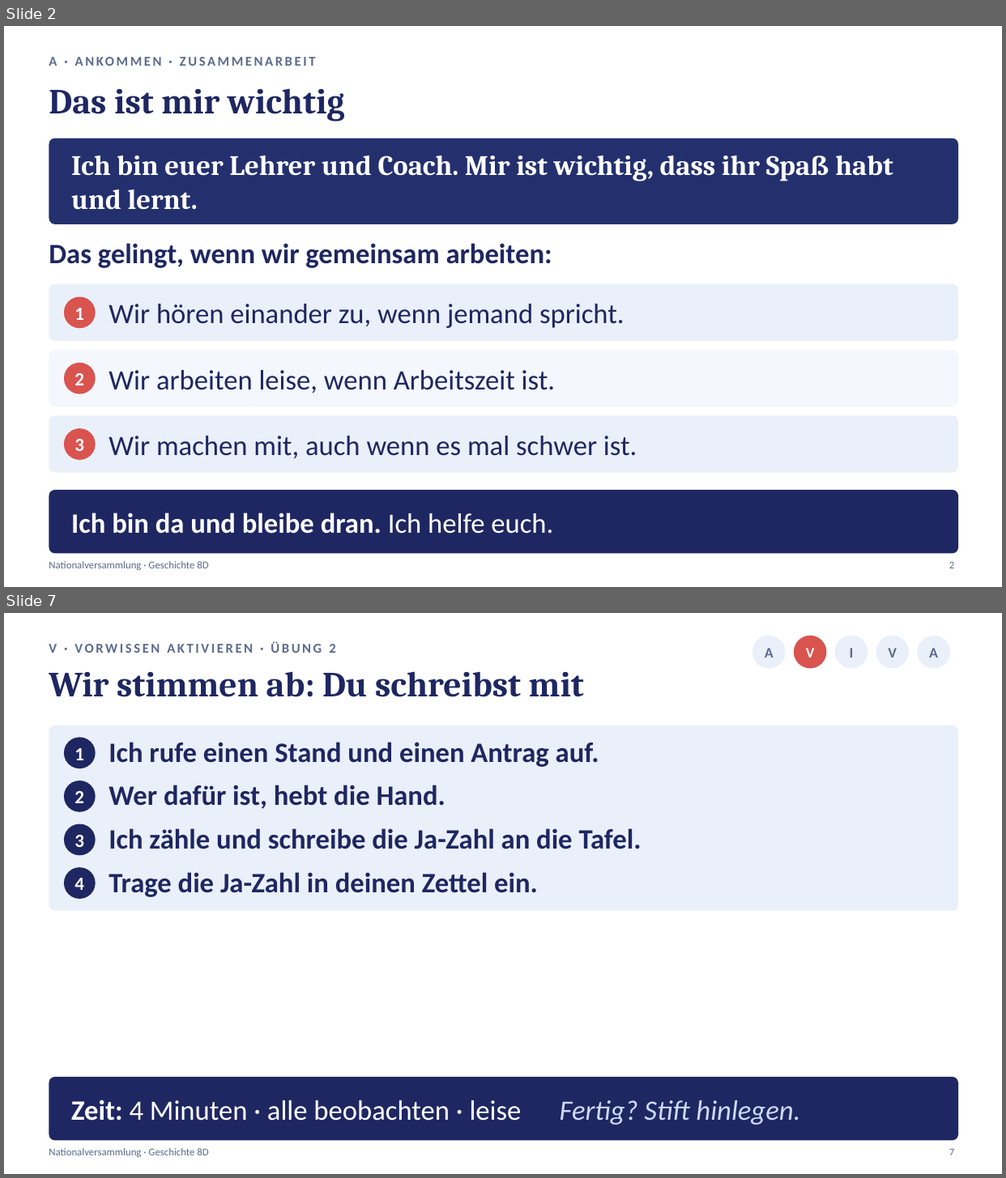
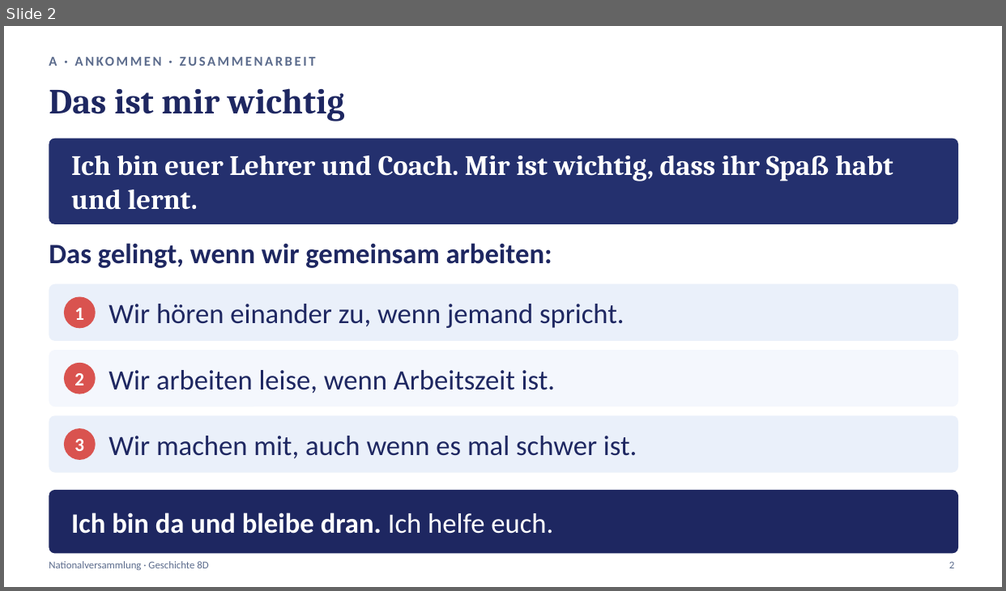
Before and after one commit to golzkonstantin-gif/Schule, a slide deck: Geschichte_8D/Stunde2_Nationalversammlung/Praesentation_Stunde2_Nationalversammlung_8D.pptx. Shown one above the other, each under a label of ours: slides 2 and 7 before the commit, slide 2 after it; the slides between them are not shown. The pictures are 1006x1178 and 1006x591 pixels, drawn with LibreOffice and Linux fonts; fonts in the diff are those of the drawing. Boxes give left, top, right and bottom in pixels: in the first picture for what was removed or moved away, otherwise in the second. Text is boxed around its words. In the diff, an @@ line names an element or a change of style, - is before the commit and + after.

```diff
--- a/Geschichte_8D/Stunde2_Nationalversammlung/Praesentation_Stunde2_Nationalversammlung_8D.pptx
+++ b/Geschichte_8D/Stunde2_Nationalversammlung/Praesentation_Stunde2_Nationalversammlung_8D.pptx
@@ slide 7 removed at (4, 613, 1002, 1174), background #FFFFFF @@
@@ ellipse removed at (752, 636, 786, 668) @@
@@ ellipse removed at (794, 636, 827, 668) @@
@@ ellipse removed at (835, 636, 868, 668) @@
@@ ellipse removed at (876, 636, 909, 668) @@
@@ ellipse removed at (918, 636, 950, 668) @@
@@ text removed at (49, 641, 335, 653) @@
-V · VORWISSEN AKTIVIEREN · ÜBUNG 2
@@ text removed at (765, 648, 774, 658) @@
-A
@@ text removed at (806, 648, 815, 658) @@
-V
@@ text removed at (850, 648, 854, 658) @@
-I
@@ text removed at (888, 648, 897, 658) @@
-V
@@ text removed at (929, 648, 938, 658) @@
-A
@@ text removed at (49, 671, 584, 697) @@
-Wir stimmen ab: Du schreibst mit
@@ rounded rectangle removed at (49, 726, 958, 911) @@
@@ ellipse removed at (64, 737, 96, 769) @@
@@ text removed at (74, 748, 84, 760) @@
-1
@@ text removed at (108, 742, 599, 767) @@
-Ich rufe einen Stand und einen Antrag auf.
@@ ellipse removed at (64, 781, 96, 812) @@
@@ text removed at (74, 791, 84, 803) @@
-2
@@ text removed at (108, 785, 445, 809) @@
-Wer dafür ist, hebt die Hand.
@@ ellipse removed at (64, 824, 96, 855) @@
@@ text removed at (108, 828, 641, 850) @@
-Ich zähle und schreibe die Ja-Zahl an die Tafel.
@@ text removed at (74, 835, 84, 847) @@
-3
@@ ellipse removed at (64, 867, 96, 899) @@
@@ text removed at (74, 878, 84, 890) @@
-4
@@ text removed at (108, 872, 538, 897) @@
-Trage die Ja-Zahl in deinen Zettel ein.
@@ rounded rectangle removed at (49, 1077, 958, 1141) @@
@@ text removed at (71, 1100, 800, 1125) @@
-Zeit: 4 Minuten · alle beobachten · leise Fertig? Stift hinlegen.
@@ text removed at (49, 1148, 208, 1157) @@
-Nationalversammlung · Geschichte 8D
@@ text removed at (949, 1149, 954, 1156) @@
-7
```
Also in this commit, not shown: 12 slides changed, 18 other files.
